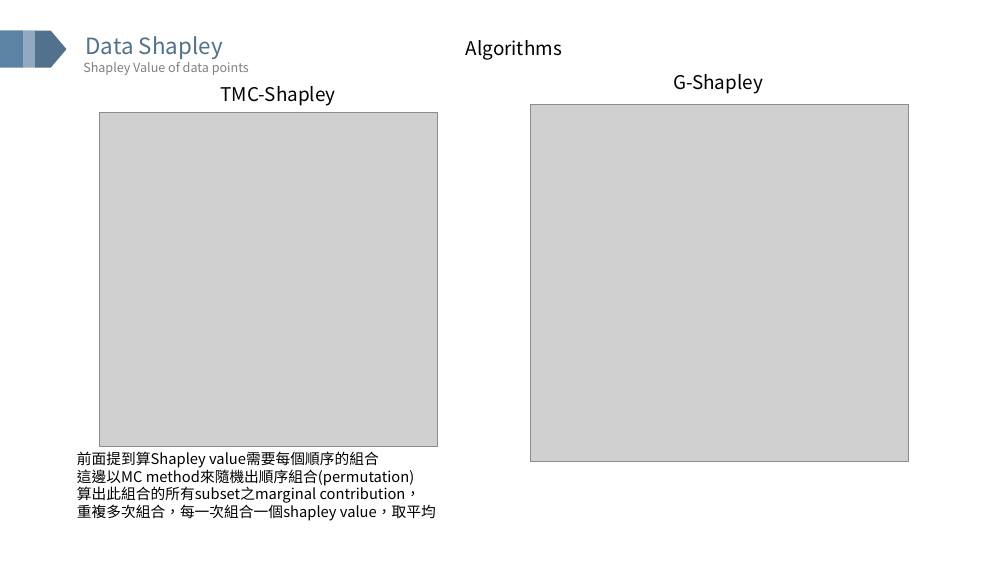
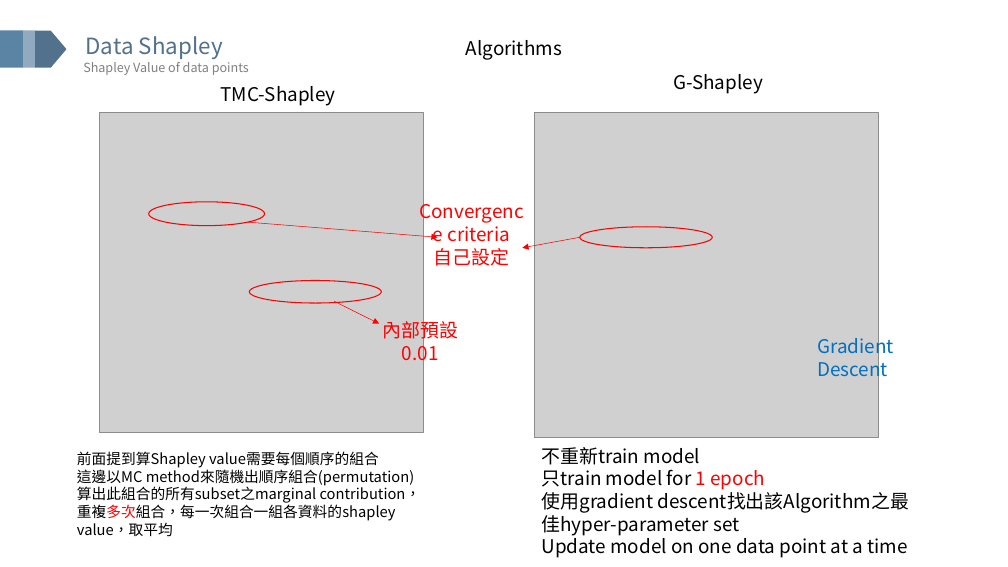
Before and after one commit to GISH123/Cathay-Holdings-CIP-Projects-for-Interpretable-Machine-Learning, a slide deck: slide 37 of IML(version 1,detailed).pptx (slide 35 before the commit). Drawn at 1008x567 pixels with LibreOffice and Linux fonts; fonts in the diff are those of the drawing; grey boxes stand for pictures. Boxes give left, top, right and bottom in pixels: in the first picture for what was removed or moved away, otherwise in the second. Text is boxed around its words. In the diff, an @@ line names an element or a change of style, - is before the commit and + after.

```diff
--- a/IML(version 1,detailed).pptx
+++ b/IML(version 1,detailed).pptx
@@ picture: place and size @@
-picture at bbox=[100, 113, 437, 446]
+picture at bbox=[100, 113, 423, 433]
@@ picture: place and size @@
-picture at bbox=[531, 104, 908, 461]
+picture at bbox=[535, 113, 879, 438]
@@ ellipse added at bbox=[149, 202, 265, 226], outline #FF0000 1 pt @@
@@ arrow added from (248, 222) to (438, 237), #FF0000 0.5 pt @@
@@ text added at bbox=[434, 222, 510, 266], 18 pt, text #FF0000 @@
+Convergence criteria
+自己設定
@@ arrow added from (580, 237) to (523, 248), #FF0000 0.5 pt @@
@@ ellipse added at bbox=[580, 227, 712, 248], outline #FF0000 1 pt @@
@@ ellipse added at bbox=[250, 281, 382, 303], outline #FF0000 1 pt @@
@@ arrow added from (334, 302) to (380, 324), #FF0000 0.5 pt @@
@@ text added at bbox=[382, 317, 458, 365], 18 pt, text #FF0000 @@
+內部預設0.01
@@ text added at bbox=[817, 334, 893, 381], 18 pt, text #0070C0 @@
+Gradient Descent
@@ text added at bbox=[542, 447, 907, 558], 18 pt, text #000000 @@
+不重新train model
+只train model for 1 epoch
+使用gradient descent找出該Algorithm之最佳hyper-parameter set
+Update model on one data point at a time
@@ text at bbox=[77, 502, 396, 537]: text changed @@
-重複多次組合，每一次組合一個shapley value，取平均
+重複多次組合，每一次組合一組各資料的shapley value，取平均
```
Also in this commit, not shown: 4 other slides changed, 7 slides added, 5 slides removed.
